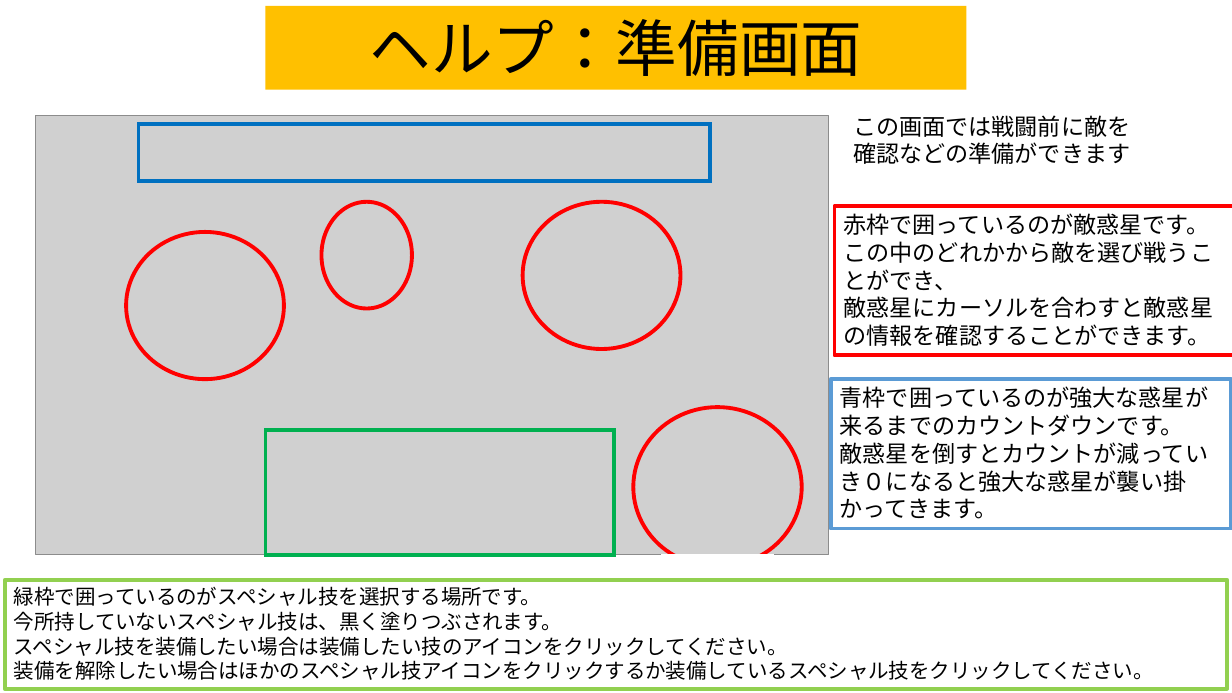
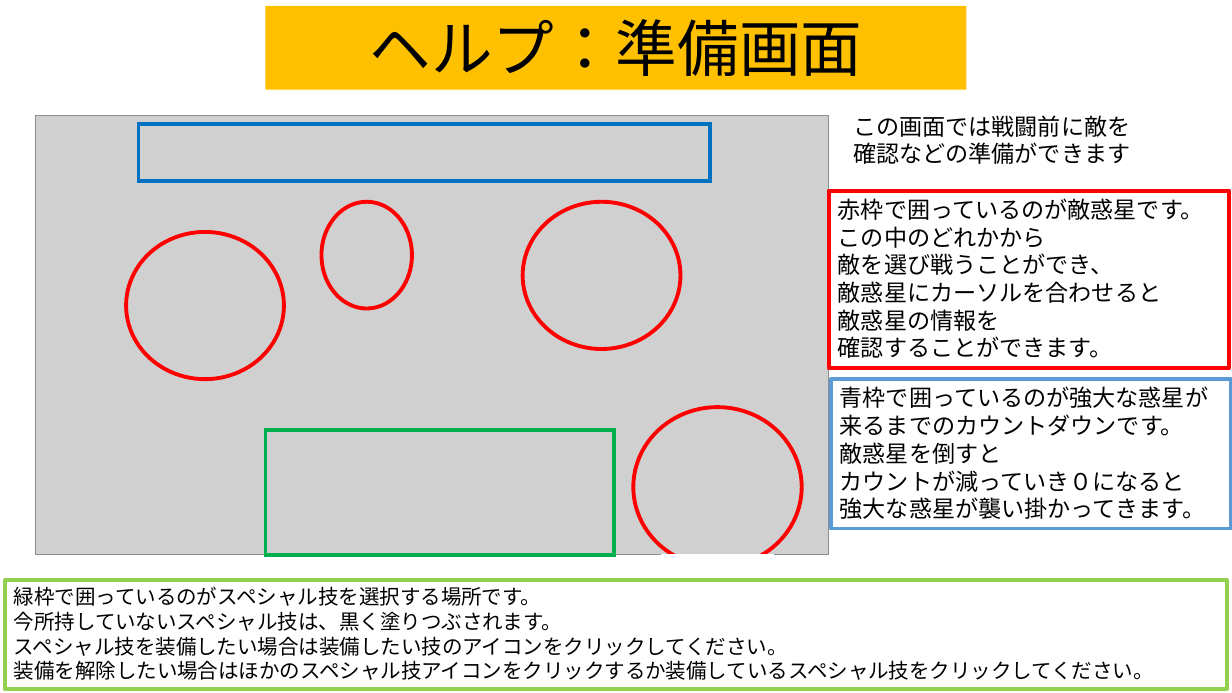
Before and after one commit to team556/team, a slide deck: slide 7 of 説明文.pptx. Drawn at 1232x693 pixels with LibreOffice and Linux fonts; fonts in the diff are those of the drawing; grey boxes stand for pictures. Boxes give left, top, right and bottom in pixels: in the first picture for what was removed or moved away, otherwise in the second. Text is boxed around its words. In the diff, an @@ line names an element or a change of style, - is before the commit and + after.

```diff
--- a/説明文.pptx
+++ b/説明文.pptx
@@ rectangle "赤枠で囲っているのが敵惑星です。": place and size @@
-rectangle "赤枠で囲っているのが敵惑星です。" at [835,206,1232,356]
+rectangle "赤枠で囲っているのが敵惑星です。" at [829,190,1229,368]
@@ text in rectangle at [838,226,1161,358]: text changed @@
-この中のどれかから敵を選び戦うことができ、
-敵惑星にカーソルを合わすと敵惑星の情報を確認することができます。
+この中のどれかから
+敵を選び戦うことができ、
+敵惑星にカーソルを合わせると
+敵惑星の情報を
+確認することができます。
@@ text in rectangle at [840,442,1205,519]: text changed @@
-敵惑星を倒すとカウントが減っていき０になると強大な惑星が襲い掛かってきます。
+敵惑星を倒すと
+カウントが減っていき０になると
+強大な惑星が襲い掛かってきます。
```
Also in this commit, not shown: 5 other slides changed.
